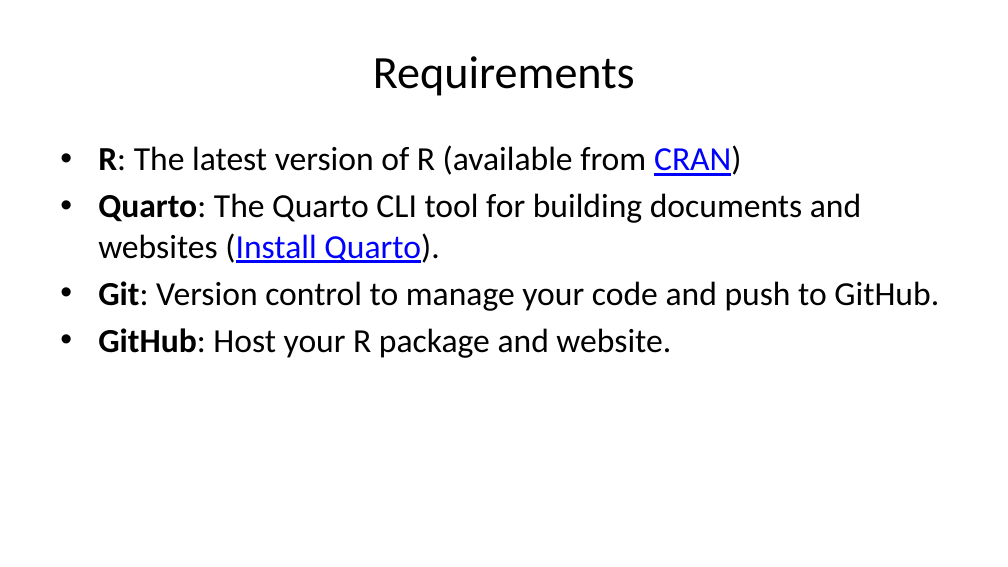
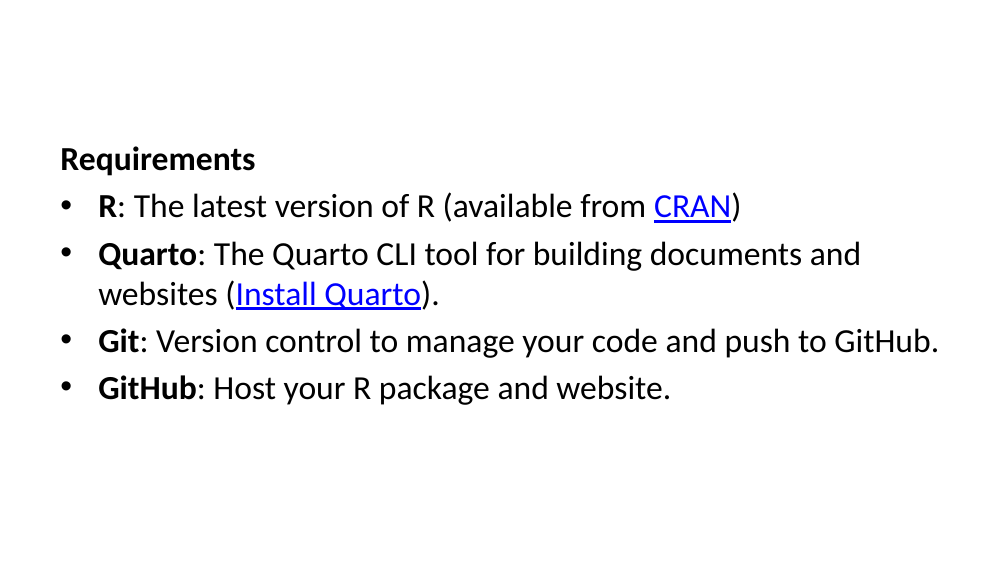
Before and after one commit to dbetebenner/packageSkeleton, a slide deck: slide 10 of quarto_website/content/presentations/packageSkeleton_Presentation.pptx (slide 7 before the commit). Drawn at 1008x567 pixels with LibreOffice and Linux fonts; fonts in the diff are those of the drawing. Boxes give left, top, right and bottom in pixels: in the first picture for what was removed or moved away, otherwise in the second. Text is boxed around its words. In the diff, an @@ line names an element or a change of style, - is before the commit and + after.

```diff
--- a/quarto_website/content/presentations/packageSkeleton_Presentation.pptx
+++ b/quarto_website/content/presentations/packageSkeleton_Presentation.pptx
@@ title removed at (x1=373, y1=56, x2=635, y2=96) @@
-Requirements
@@ text at (x1=60, y1=146, x2=255, y2=176): paragraph added @@
+Requirements
```
Also in this commit, not shown: 10 other slides changed, 6 slides added, 1 slide removed, 36 other files.
